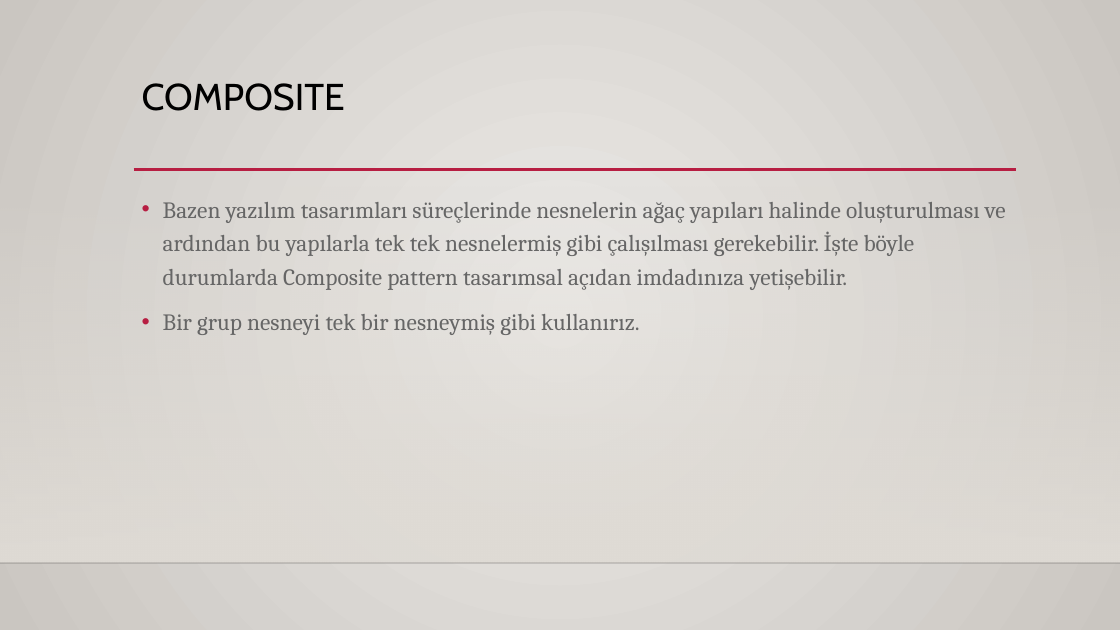
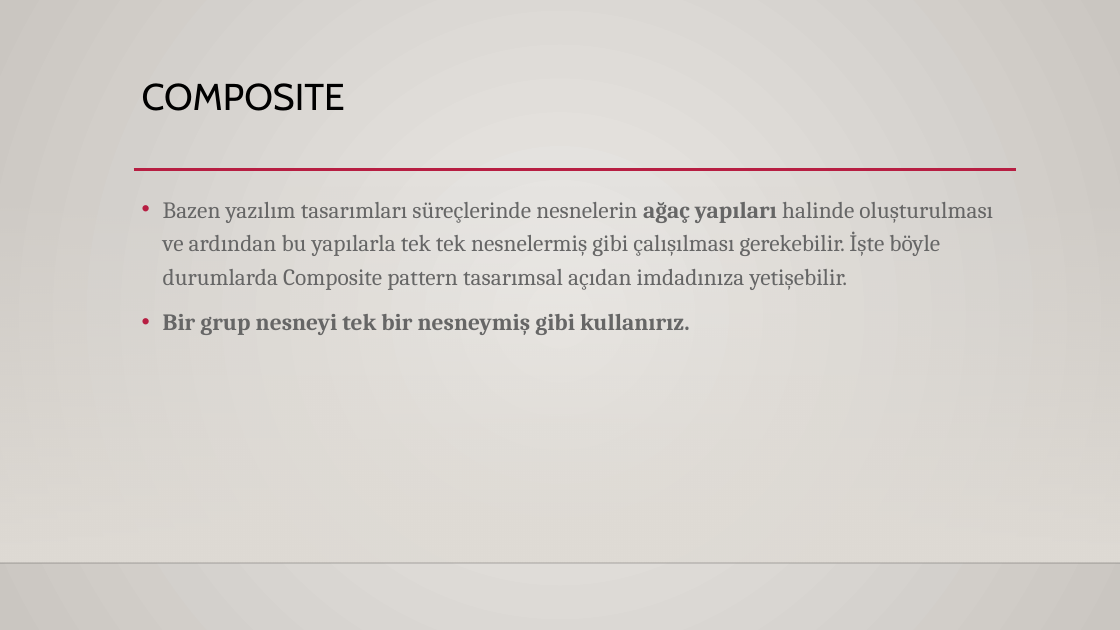
Before and after one commit to sametozalp/staj, a slide deck: slide 23 of design patterns.pptx. Drawn at 1120x630 pixels with LibreOffice and Linux fonts; fonts in the diff are those of the drawing; background and template pictures are left out. Boxes give left, top, right and bottom in pixels: in the first picture for what was removed or moved away, otherwise in the second. Text is boxed around its words. In the diff, an @@ line names an element or a change of style, - is before the commit and + after.

```diff
--- a/design patterns.pptx
+++ b/design patterns.pptx
@@ text "Bazen yazılım tasarımları süreçlerinde nesnelerin ..." at [163,202,993,335]: bold on in "ağaç yapıları", "Bir grup nesneyi tek bir nesneymiş gibi ..." @@
```
Also in this commit, not shown: 5 slides added, 3 slides removed, 2 other files.
